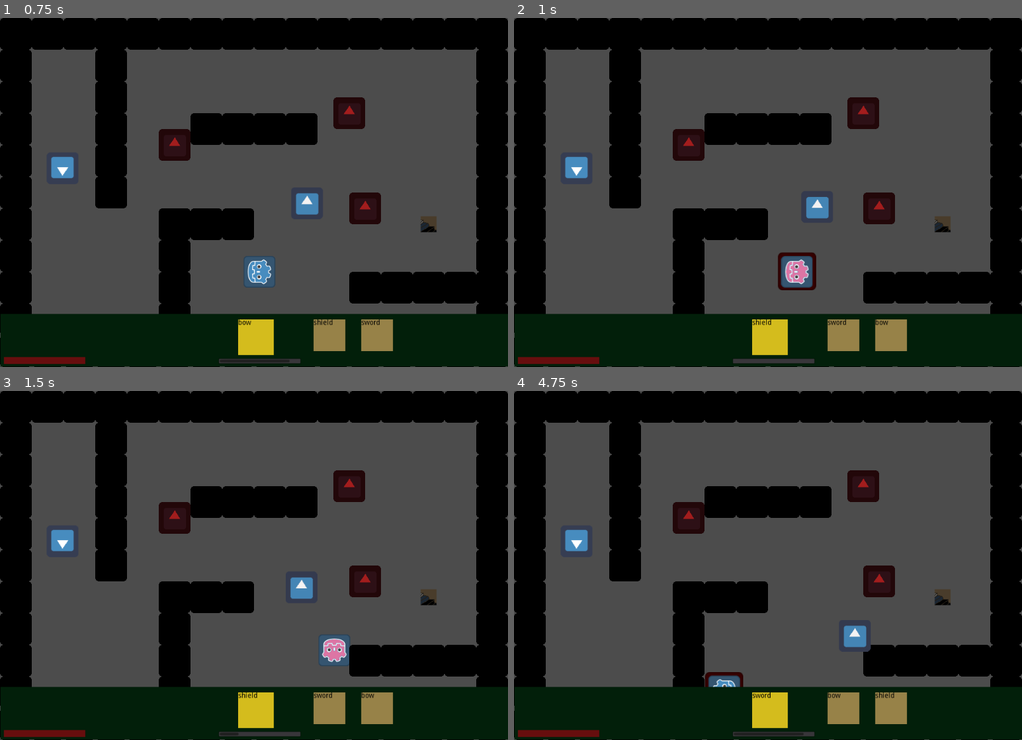
Above: before the commit, frames 1-4 (two rows, left to right).
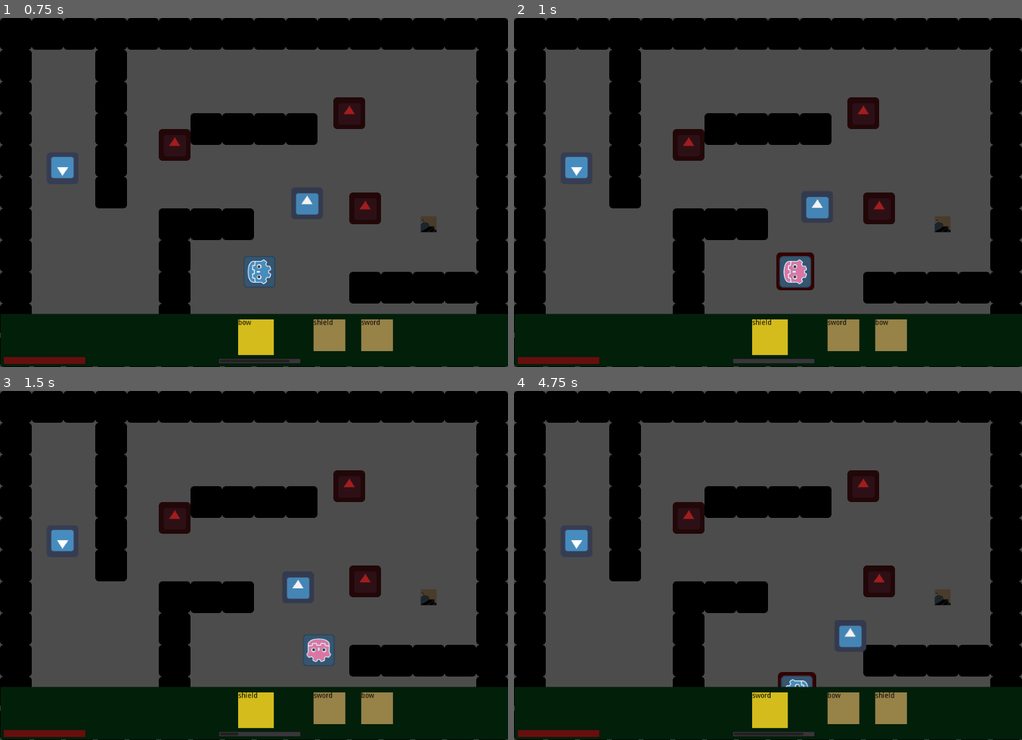
Above: after the commit, the same moments.

Repository: mfurtak/gmtk-game-jam-2019
Game: Godot game, scene res://Main.tscn
Two runs of this game, one before a commit and one after it. Both use one fixed random seed, a clock stepped at 60 frames per second and the inputs below. The engine's default icon, where the game draws it, is replaced by a stand-in: a white triangle on a blue panel in a dark square.
Inputs:
- Up to frame 1 (0.75 s): hold Right (ui_right) from 0.53 s (still down)
- Up to frame 2 (1 s): keep holding Right (ui_right); tap Space (ui_select) at 0.77 s
- Up to frame 3 (1.5 s): release Right (ui_right) at 1.28 s; hold Down (ui_down) from 1.28 s (still down)
- Up to frame 4 (4.75 s): tap Space (ui_select) at 1.52, 3.02, 3.77, 4.52 s; release Down (ui_down) at 2.03 s; hold Right (ui_right) 2.03-2.78 s; hold Up (ui_up) 2.78-3.53 s; hold Left (ui_left) from 3.53 s (still down)

Frame 1 is identical in both runs. In frame 2, 0.3% of the frame differs, in the area x 51-60%, y 67-78%; in frame 3, 0.8%, in the area x 56-69%, y 53-79%; in frame 4, 0.8%.

Commit message:
Fix player velocity clamping and tweak values for feel

Diff:
--- a/gmtk-godot/Player.gd
+++ b/gmtk-godot/Player.gd
@@ -8,8 +8,8 @@
 var is_action_pressed = false
 
 const SPEED = 10
-const TOP_SPEED = 20
-const DECELERATION = .7
+const TOP_SPEED = 200
+const DECELERATION = .2
 const ARROW_OFFSET = 48
 
 const BASE_ITEMS_PERIOD = 3 # seconds
@@ -35,14 +35,16 @@
 func _ready():
 	sprites = [$sword, $shield, $bow]
 	_render()
-	pass # Replace with function body.
 
 # Called every frame. 'delta' is the elapsed time since the previous frame.
 func _physics_process(delta):
 	var normal_moving_direction = moving_direction.normalized()
 
-	velocity.x += max(min(normal_moving_direction.x * SPEED, TOP_SPEED), -TOP_SPEED)
-	velocity.y +=  max(min(normal_moving_direction.y * SPEED, TOP_SPEED), -TOP_SPEED)
+	var delta_velocity_x = normal_moving_direction.x * SPEED
+	var delta_velocity_y = normal_moving_direction.y * SPEED
+
+	velocity.x = clamp(velocity.x + delta_velocity_x, -TOP_SPEED, TOP_SPEED)
+	velocity.y = clamp(velocity.y + delta_velocity_y, -TOP_SPEED, TOP_SPEED)
 
 	if normal_moving_direction.x == 0:
 		velocity.x = lerp(velocity.x, 0, DECELERATION)
@@ -50,8 +52,7 @@
 		velocity.y = lerp(velocity.y, 0, DECELERATION)
 
 	velocity = move_and_slide(velocity)
-	# print("player velocity: ", velocity)
-
+#
 	for i in get_slide_count():
 		var collision = get_slide_collision(i)
 		print("Player collided with: ", collision.collider.name)
@@ -105,7 +106,6 @@
 			pass
 		_:
 			print("spillover in get_item_name")
-			pass
 
 
 func _on_attack():
@@ -129,7 +129,6 @@
 			print("Shield ATTACK!!")
 		_:
 			print("spillover in get_item_name")
-			pass
 
 
 func pickup(item_enum):
@@ -145,7 +144,6 @@
 			return 'shield'
 		_:
 			print("spillover in get_item_name")
-			pass
 
 func _on_ItemSwapTimer_timeout():
 	# Rotate the item
